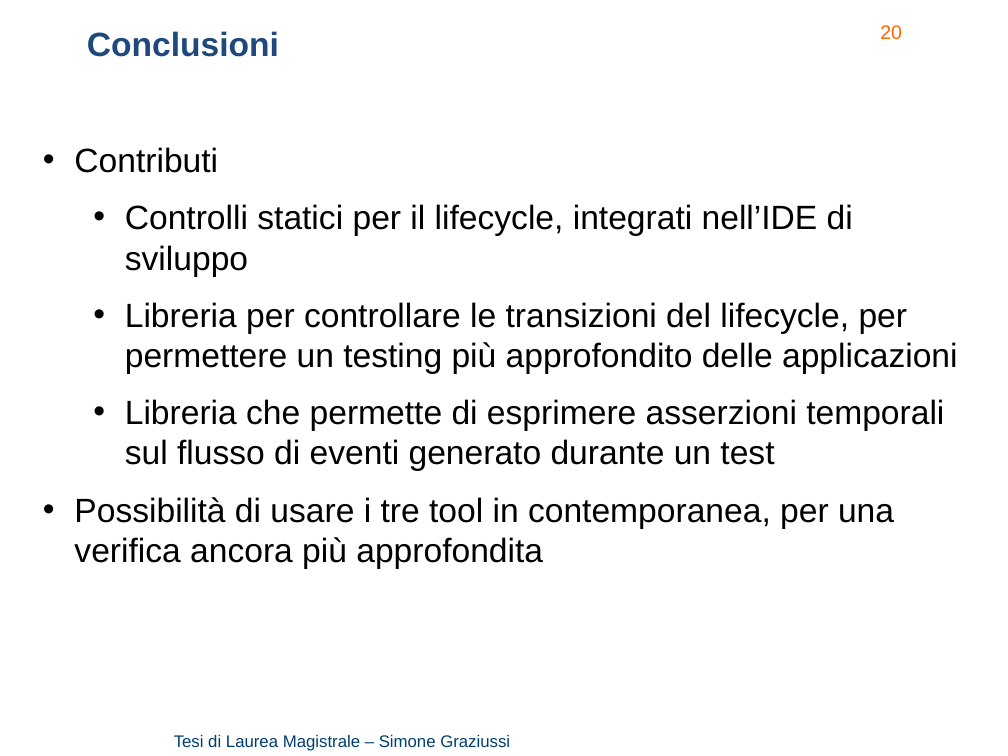
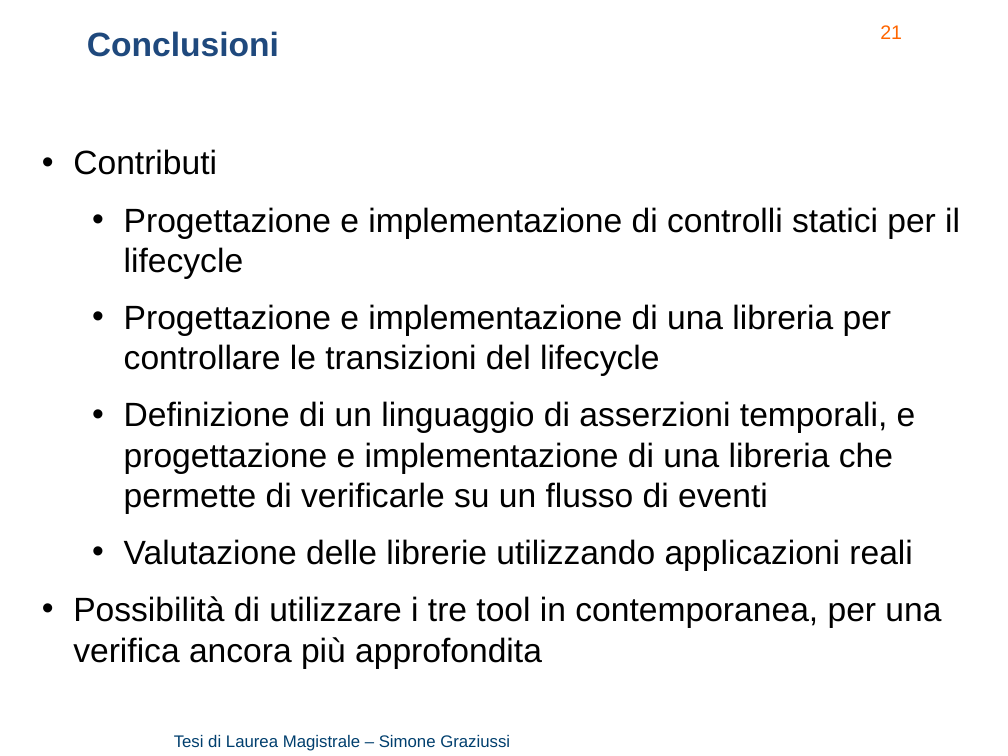
Before and after one commit to Simone3/Thesis, a slide deck: slide 21 of Presentation/Presentation.pptx (slide 20 before the commit). Drawn at 1008x756 pixels with LibreOffice and Linux fonts; fonts in the diff are those of the drawing; background and template pictures are left out. Boxes give left, top, right and bottom in pixels: in the first picture for what was removed or moved away, otherwise in the second. Text is boxed around its words. In the diff, an @@ line names an element or a change of style, - is before the commit and + after.

Commit message:
Presentation: Revision

```diff
--- a/Presentation/Presentation.pptx
+++ b/Presentation/Presentation.pptx
@@ page number at [880, 25, 902, 39]: text changed @@
-20
+21
@@ text at [73, 207, 960, 669]: text changed @@
-  • Controlli statici per il lifecycle, integrati nell’IDE di sviluppo
-  • Libreria per controllare le transizioni del lifecycle, per permettere un testing più approfondito delle applicazioni
-  • Libreria che permette di esprimere asserzioni temporali sul flusso di eventi generato durante un test
-• Possibilità di usare i tre tool in contemporanea, per una verifica ancora più approfondita
+  • Progettazione e implementazione di controlli statici per il lifecycle
+  • Progettazione e implementazione di una libreria per controllare le transizioni del lifecycle
+  • Definizione di un linguaggio di asserzioni temporali, e progettazione e implementazione di una libreria che permette di verificarle su un flusso di eventi
+  • Valutazione delle librerie utilizzando applicazioni reali
+• Possibilità di utilizzare i tre tool in contemporanea, per una verifica ancora più approfondita
```
Also in this commit, not shown: 8 other slides changed, 1 slide added, 1 other file.
